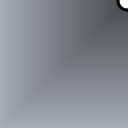
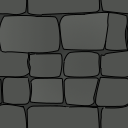
Layer changes from the first 128 x 128 image to the second:
added group "Wall2" with 3 layers above "Wall" over (x1=0, y1=0, x2=128, y2=128)
added layer "WallBorder #1" in group "Wall2" over (x1=0, y1=0, x2=128, y2=128)
added layer "WallColor1 #1" in group "Wall2" over (x1=0, y1=0, x2=128, y2=128)
added layer "WallColorBackground #1" in group "Wall2" over (x1=0, y1=0, x2=128, y2=128)
hid group "PipeCorner" (3 layers) over (x1=0, y1=0, x2=128, y2=128)
